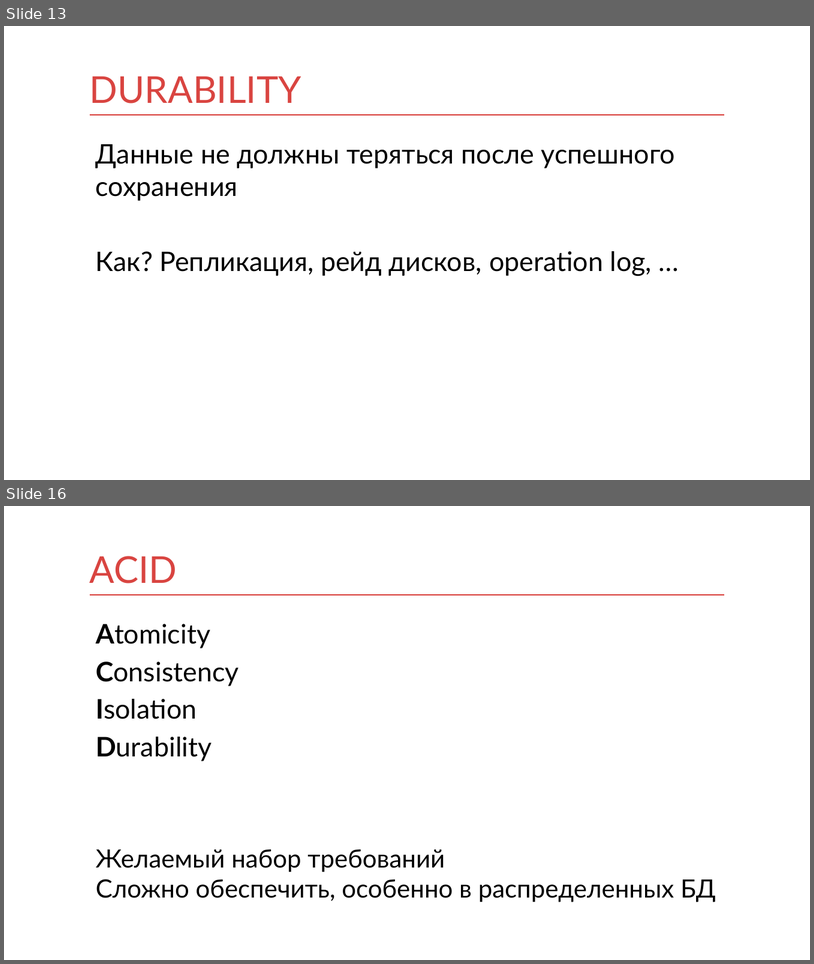
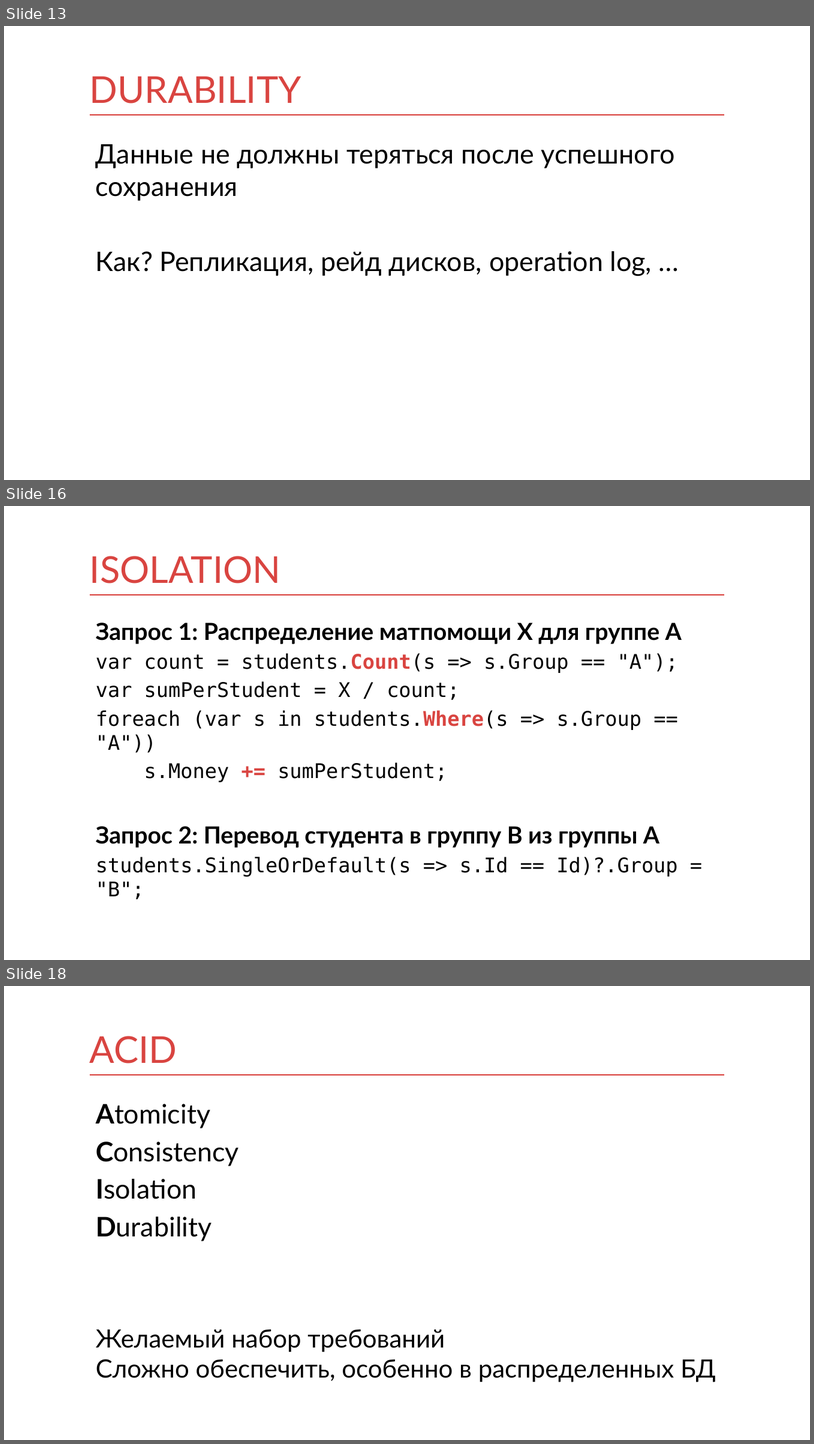
Before and after one commit to waverma/db, a slide deck: db.pptx. Shown one above the other, each under a label of ours: slides 13 and 16 before the commit, slides 13, 16 and 18 after it; the slides between them are not shown. The pictures are 814x964 and 814x1444 pixels, drawn with LibreOffice and Linux fonts; fonts in the diff are those of the drawing. Boxes give left, top, right and bottom in pixels: in the first picture for what was removed or moved away, otherwise in the second. Text is boxed around its words. In the diff, an @@ line names an element or a change of style, - is before the commit and + after.

```diff
--- a/db.pptx
+++ b/db.pptx
@@ slide 16 added at [4, 506, 810, 960], background #FFFFFF; not listed: 1 template element that a slide beside it also shows @@
@@ title added at [90, 556, 281, 583], 44 pt, text #D94440 @@
+ISOLATION
@@ text added at [96, 622, 682, 899], 24 pt, text #000000 @@
+Запрос 1: Распределение матпомощи X для группе A
+var count = students.Count(s => s.Group == "A");
+var sumPerStudent = X / count;
+foreach (var s in students.Where(s => s.Group == "A"))
+s.Money += sumPerStudent;
+Запрос 2: Перевод студента в группу B из группы A
+students.SingleOrDefault(s => s.Id == Id)?.Group = "B";
@@ what was slide 16 is now slide 18 @@
```
Also in this commit, not shown: 10 slides changed, 3 other slides added.
